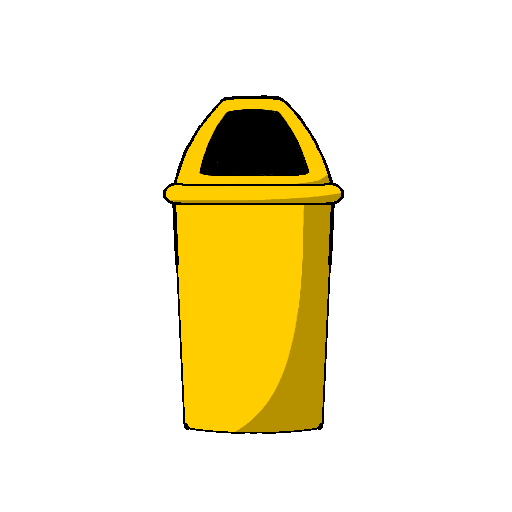
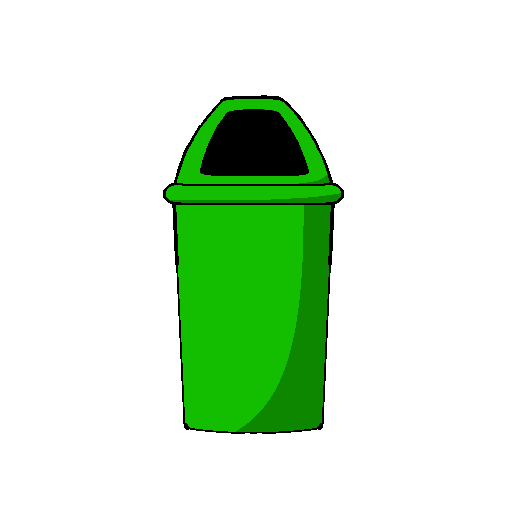
Before/after of a w=512, h=512 layered artwork. What changed in the layer stack:
added layer "glass" above "paper" over box(166, 99, 341, 432)
added layer "paper" above "plastic" over box(166, 99, 341, 432)
renamed "back #1" to "plastic", hid it over box(166, 99, 341, 432)
